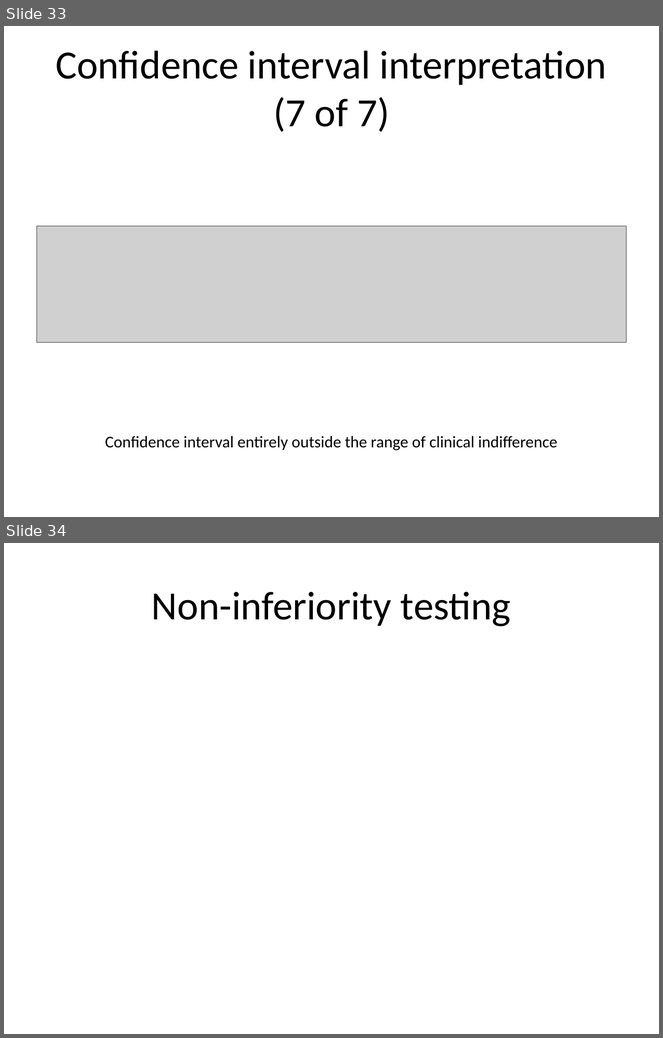
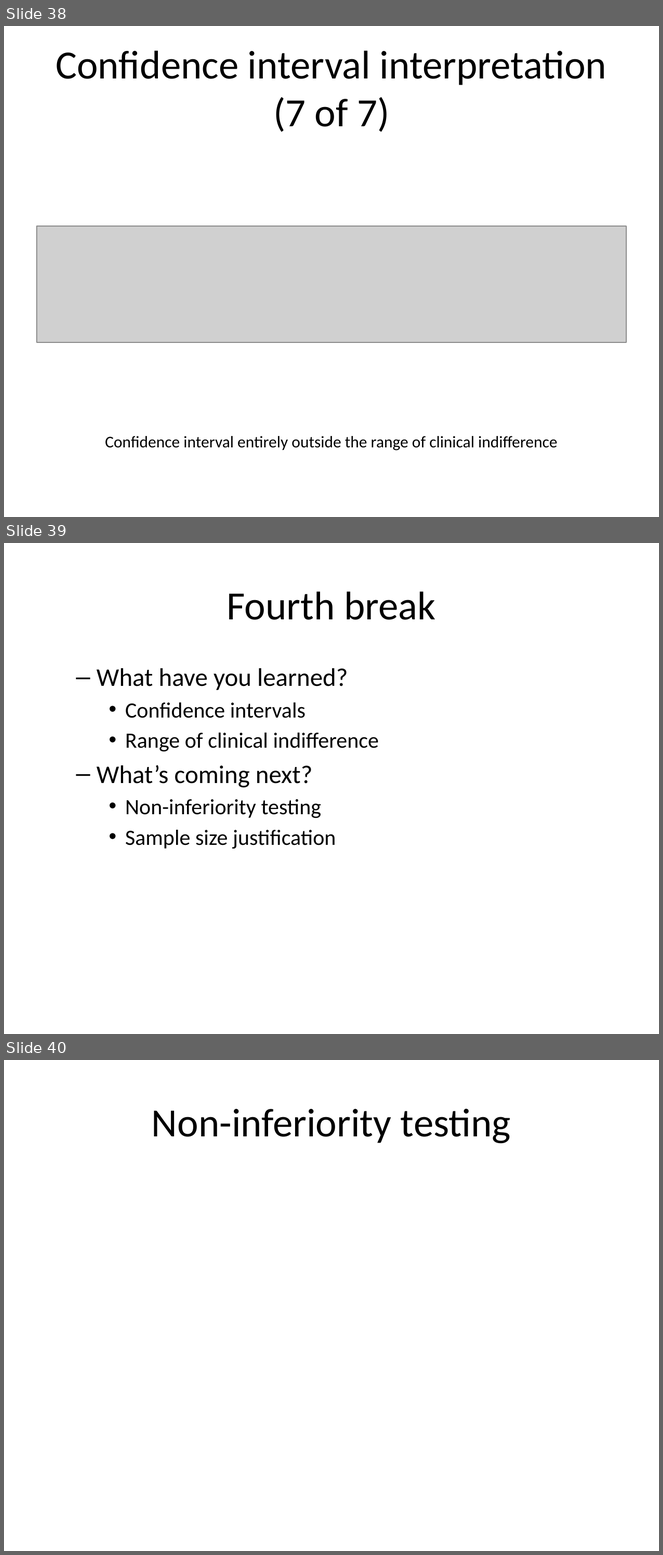
Before and after one commit to classes-medb/5510, a slide deck: src/video-12-hypothesis-testing.pptx. Shown one above the other, each under a label of ours: slides 33 and 34 before the commit, slides 38, 39 and 40 after it. The pictures are 663x1038 and 663x1555 pixels, drawn with LibreOffice and Linux fonts; fonts in the diff are those of the drawing; grey boxes stand for pictures. Boxes give left, top, right and bottom in pixels: in the first picture for what was removed or moved away, otherwise in the second. Text is boxed around its words. In the diff, an @@ line names an element or a change of style, - is before the commit and + after.

Commit message:
Outlined breaks for video 12

```diff
--- a/src/video-12-hypothesis-testing.pptx
+++ b/src/video-12-hypothesis-testing.pptx
@@ slide 39 added at [4, 543, 659, 1034], background #FFFFFF @@
@@ title added at [227, 591, 436, 620], 44 pt, text #000000 @@
+Fourth break
@@ text added at [97, 668, 379, 849], 24 pt, text #000000 @@
+  – What have you learned?
+    • Confidence intervals
+    • Range of clinical indifference
+  – What’s coming next?
+    • Non-inferiority testing
+    • Sample size justification
@@ what was slide 33 is now slide 38 @@
@@ what was slide 34 is now slide 40 @@
```
Also in this commit, not shown: 11 slides changed, 17 other slides added, 6 slides removed, 1 other file.
